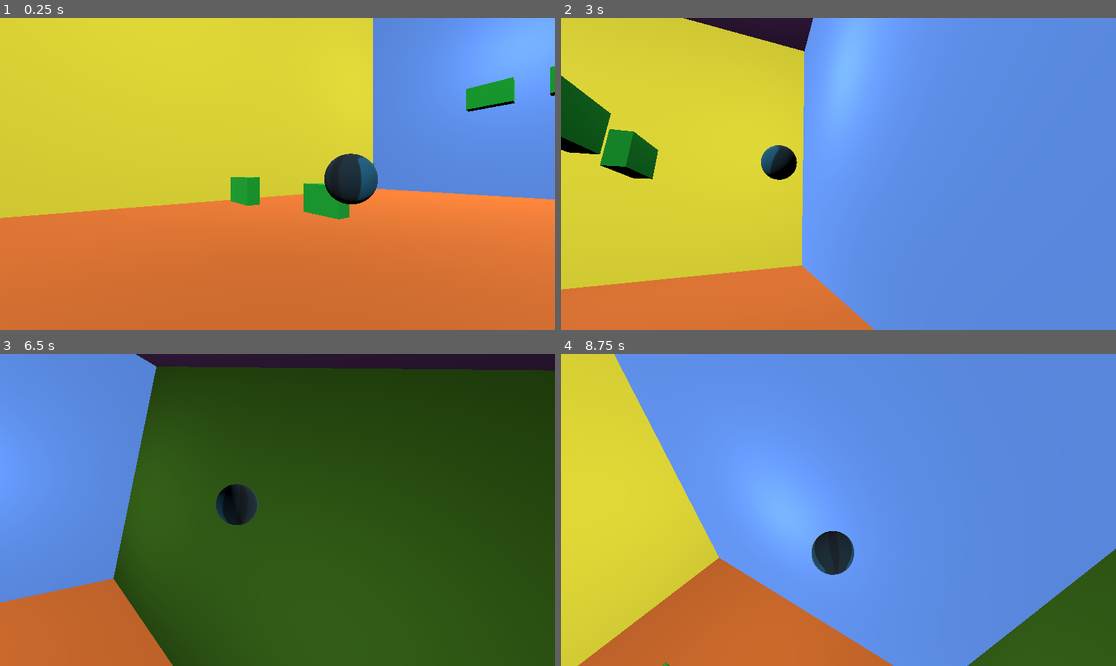
Above: before the commit, frames 1-4 (two rows, left to right).
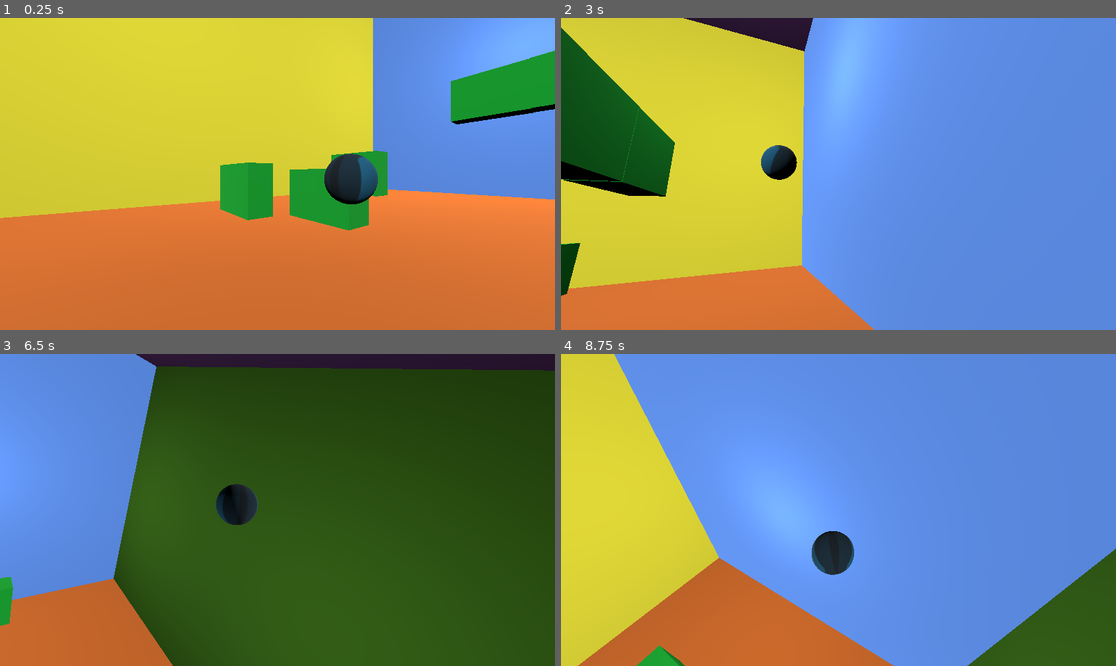
Above: after the commit, the same moments.

Repository: Mangochicken13/MangoPirateJam16
Game: Godot game, scene res://test_scene_2.tscn
Two runs of this game, one before a commit and one after it. Both use one fixed random seed, a clock stepped at 60 frames per second and the inputs below. The engine's default icon, where the game draws it, is replaced by a stand-in: a white triangle on a blue panel in a dark square.
Inputs (mouse positions are in pixels of both pictures, inside the frame that each line leads up to):
- Up to frame 1 (0.25 s): no input
- Up to frame 2 (3 s): tap Enter (ui_accept) at 0.5, 0.77, 1.52 s; move the mouse to (960, 158) at 0.52 s; hold D (turn_right) 0.53-1.28 s; hold F 0.53-1.28 s; click (960, 158) at 0.67 s; move the mouse to (727, 189) at 1.27 s; hold W (turn_down) 1.28-2.03 s; tap Q at 1.35 s; move the mouse to (894, 105) at 2.02 s; hold D (turn_right) 2.03-2.78 s; tap Space at 2.1 s; move the mouse to (810, 236) at 2.77 s; hold S (turn_up) from 2.78 s (still down); tap F at 2.85 s; click (810, 236) at 2.92 s
- Up to frame 3 (6.5 s): tap Enter (ui_accept) at 3.02, 3.77, 4.52, 6.02 s; move the mouse to (444, 556) at 3.52 s; release S (turn_up) at 3.53 s; hold Q 3.53-4.28 s; hold A (turn_left) 3.53-5.03 s; move the mouse to (111, 463) at 4.27 s; tap Space at 4.35 s; move the mouse to (305, 510) at 5.02 s; hold W (turn_down) 5.03-5.78 s; hold F 5.03-5.78 s; click (305, 510) at 5.17 s; move the mouse to (194, 432) at 5.77 s; hold D (turn_right) from 5.78 s (still down); tap Q at 5.85 s
- Up to frame 4 (8.75 s): move the mouse to (960, 494) at 6.52 s; release D (turn_right) at 6.53 s; hold S (turn_up) 6.53-7.28 s; tap Space at 6.6 s; tap Enter (ui_accept) at 6.77, 7.52 s; move the mouse to (727, 525) at 7.27 s; hold D (turn_right) 7.28-8.03 s; tap F at 7.35 s; click (727, 525) at 7.42 s; move the mouse to (894, 441) at 8.02 s; hold W (turn_down) from 8.03 s (still down); hold Q from 8.03 s (still down)

The runs differ from the first frame. In frame 1, 5.0% of the frame differs, in the area x 39-100%, y 10-69%; in frame 2, 5.3%, in the area x 0-21%, y 3-90%; in frame 3, 0.3%; in frame 4, 0.3%.

Commit message:
Increase wall size

Diff:
--- a/you-are-the-weapon/Components/Walls/breakable_wall.tscn
+++ b/you-are-the-weapon/Components/Walls/breakable_wall.tscn
@@ -10,14 +10,14 @@
 [sub_resource type="BoxMesh" id="BoxMesh_6qcxt"]
 resource_local_to_scene = true
 material = SubResource("StandardMaterial3D_gmtlg")
-size = Vector3(3, 2, 1)
+size = Vector3(5, 4, 2)
 subdivide_width = 16
 subdivide_height = 24
 subdivide_depth = 8
 
 [sub_resource type="BoxShape3D" id="BoxShape3D_0ybw5"]
 resource_local_to_scene = true
-size = Vector3(3, 2, 1)
+size = Vector3(5, 4, 2)
 
 [node name="Breakable Wall" type="StaticBody3D"]
 collision_layer = 4
